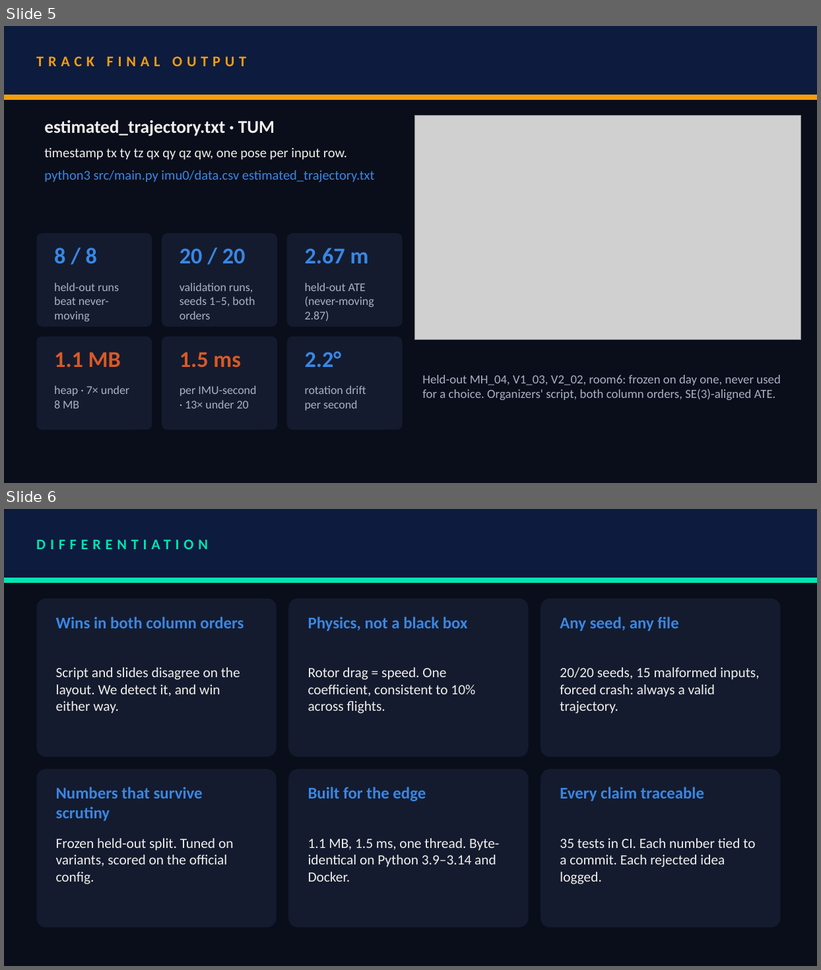
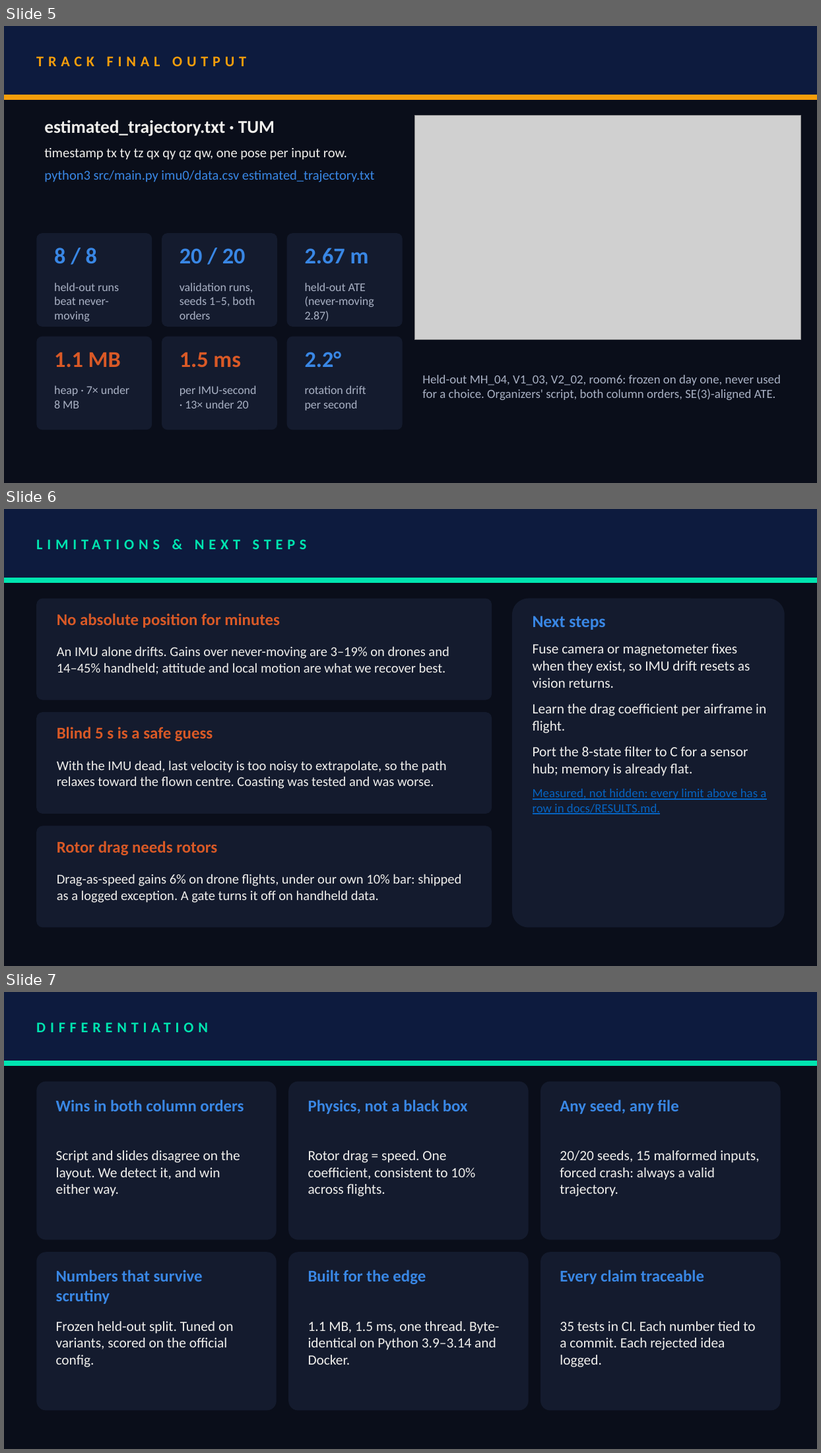
Before and after one commit to akshat333-debug/Ghost-Track, a slide deck: presentation/VITVellore_ZeroDrift.pptx. Shown one above the other, each under a label of ours: slides 5 and 6 before the commit, slides 5, 6 and 7 after it. The pictures are 821x970 and 821x1453 pixels, drawn with LibreOffice and Linux fonts; fonts in the diff are those of the drawing; grey boxes stand for pictures. Boxes give left, top, right and bottom in pixels: in the first picture for what was removed or moved away, otherwise in the second. Text is boxed around its words. In the diff, an @@ line names an element or a change of style, - is before the commit and + after.

Commit message:
submission: AI disclosure, limitations slide in deck

```diff
--- a/presentation/VITVellore_ZeroDrift.pptx
+++ b/presentation/VITVellore_ZeroDrift.pptx
@@ slide 6 added at (4,509,817,966), background #0A0E1A @@
@@ rectangle added at (4,509,817,578), fill #0D1B3E, outline #0D1B3E 1 pt @@
@@ text added at (36,509,768,578), 13 pt, text #00E5B0, bold @@
+LIMITATIONS & NEXT STEPS
@@ rectangle added at (4,578,817,582), fill #00E5B0, outline #00E5B0 1 pt @@
@@ rounded rectangle added at (36,599,492,700), fill #141B2E @@
@@ rounded rectangle added at (512,599,785,927), fill #141B2E @@
@@ text added at (57,613,280,628), 14.5 pt, text #D95926, bold @@
+No absolute position for minutes
@@ text added at (533,616,766,815), 12.5 pt, text #F0EFEC @@
+Next steps
+Fuse camera or magnetometer fixes when they exist, so IMU drift resets as vision returns.
+Learn the drag coefficient per airframe in flight.
+Port the 8-state filter to C for a sensor hub; memory is already flat.
+Measured, not hidden: every limit above has a row in docs/RESULTS.md.
@@ text added at (57,646,449,675), 12 pt, text #F0EFEC @@
+An IMU alone drifts. Gains over never-moving are 3–19% on drones and 14–45% handheld; attitude and local motion are what we recover best.
@@ rounded rectangle added at (36,712,492,814), fill #141B2E @@
@@ text added at (57,727,213,741), 14.5 pt, text #D95926, bold @@
+Blind 5 s is a safe guess
@@ text added at (57,760,447,789), 12 pt, text #F0EFEC @@
+With the IMU dead, last velocity is too noisy to extrapolate, so the path relaxes toward the flown centre. Coasting was tested and was worse.
@@ rounded rectangle added at (36,826,492,927), fill #141B2E @@
@@ text added at (57,841,217,855), 14.5 pt, text #D95926, bold @@
+Rotor drag needs rotors
@@ text added at (57,874,461,903), 12 pt, text #F0EFEC @@
+Drag-as-speed gains 6% on drone flights, under our own 10% bar: shipped as a logged exception. A gate turns it off on handheld data.
@@ what was slide 6 is now slide 7 @@
```
Also in this commit, not shown: 3 other files.
